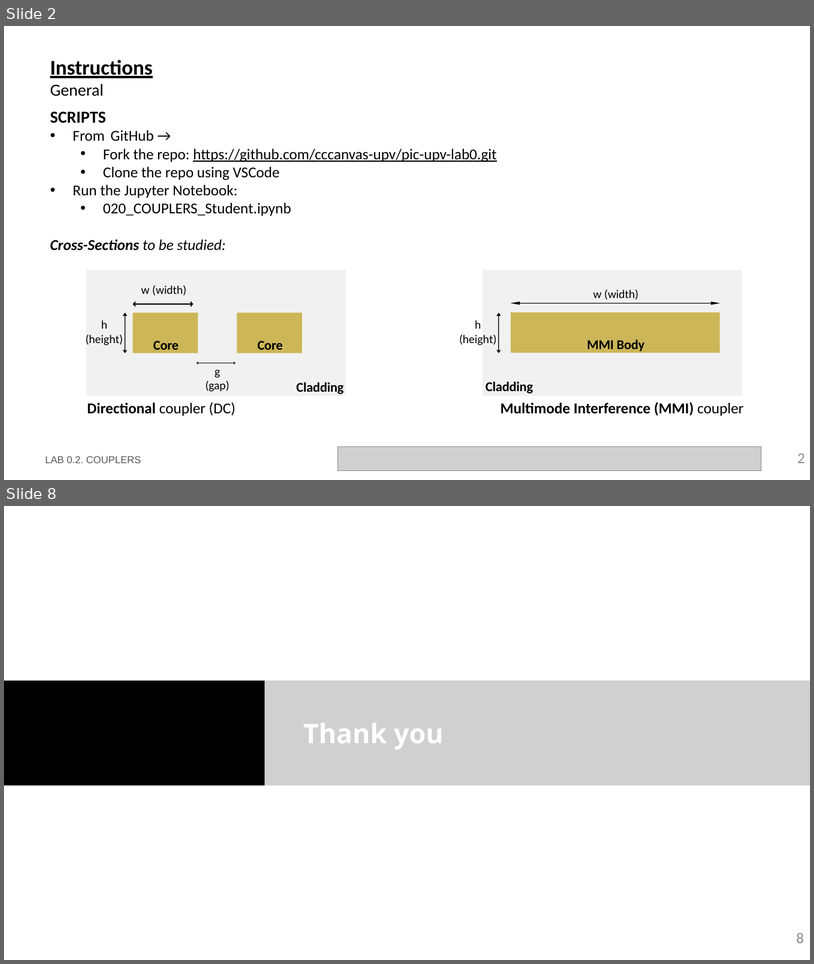
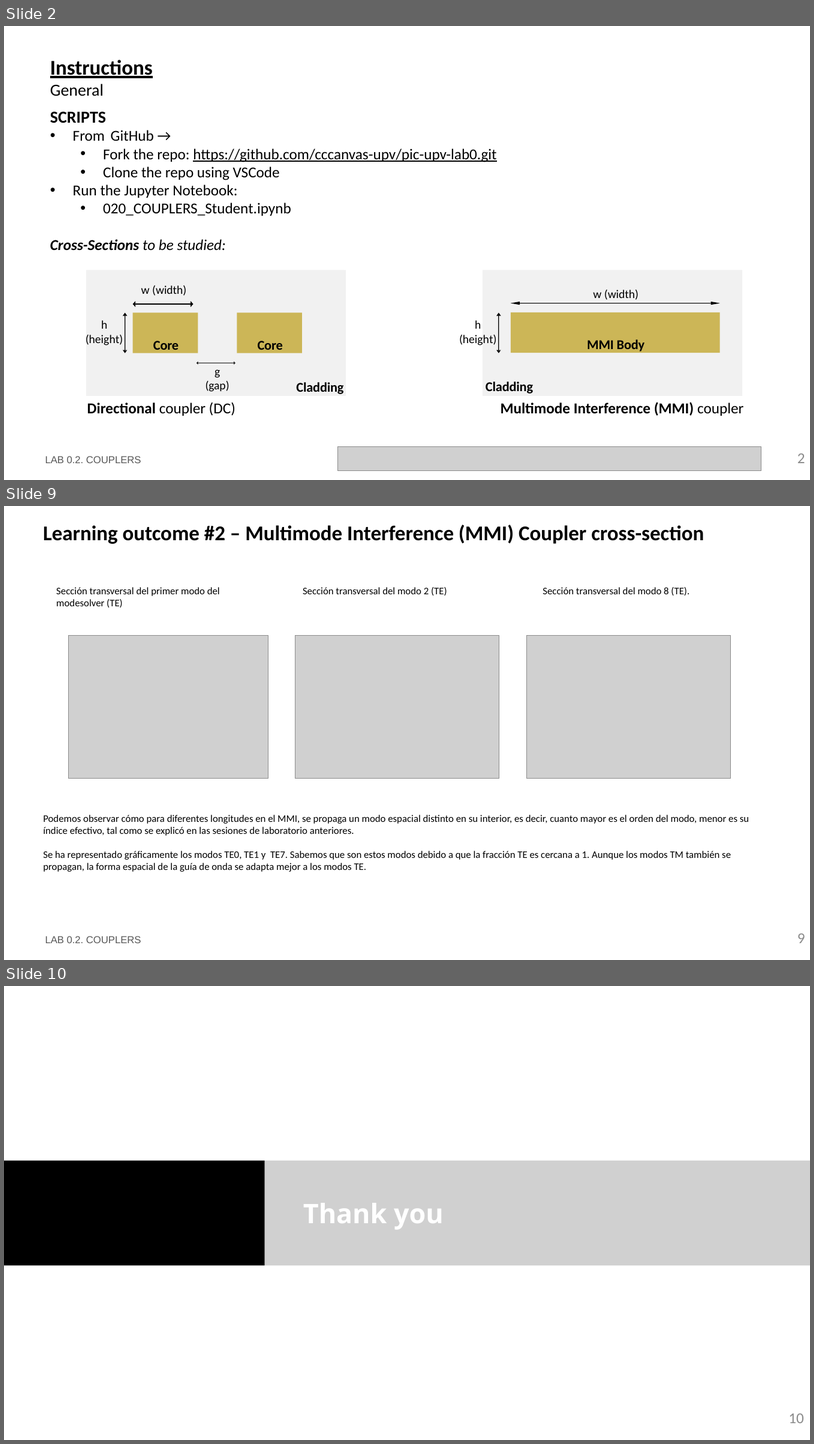
Before and after one commit to snacmuo/pic-upv-lab0, a slide deck: LabBook_020.pptx. Shown one above the other, each under a label of ours: slides 2 and 8 before the commit, slides 2, 9 and 10 after it; the slides between them are not shown. The pictures are 814x964 and 814x1444 pixels, drawn with LibreOffice and Linux fonts; fonts in the diff are those of the drawing; grey boxes stand for pictures; background and template pictures are left out. Boxes give left, top, right and bottom in pixels: in the first picture for what was removed or moved away, otherwise in the second. Text is boxed around its words. In the diff, an @@ line names an element or a change of style, - is before the commit and + after.

```diff
--- a/LabBook_020.pptx
+++ b/LabBook_020.pptx
@@ slide 9 added at box(4, 506, 810, 960), background #FFFFFF @@
@@ title added at box(43, 525, 704, 544), 25 pt, text #000000, bold @@
+Learning outcome #2 – Multimode Interference (MMI) Coupler cross-section
@@ text added at box(56, 587, 220, 607), 12 pt, text #000000 @@
+Sección transversal del primer modo del modesolver (TE)
@@ text added at box(303, 587, 447, 595), 12 pt, text #000000 @@
+Sección transversal del modo 2 (TE)
@@ text added at box(543, 587, 690, 595), 12 pt, text #000000 @@
+Sección transversal del modo 8 (TE).
@@ picture added at box(68, 636, 269, 778) @@
@@ picture added at box(295, 636, 499, 778) @@
@@ picture added at box(527, 636, 731, 778) @@
@@ text added at box(43, 814, 749, 871), 12 pt, text #000000 @@
+Podemos observar cómo para diferentes longitudes en el MMI, se propaga un modo espacial distinto en su interior, es decir, cuanto mayor es el orden del modo, menor es su índice efectivo, tal como se explicó en las sesiones de laboratorio anteriores.
+Se ha representado gráficamente los modos TE0, TE1 y TE7. Sabemos que son estos modos debido a que la fracción TE es cercana a 1. Aunque los modos TM también se propagan, la forma espacial de la guía de onda se adapta mejor a los modos TE.
@@ text added at box(45, 936, 141, 943), 12 pt, text #585858 @@
+LAB 0.2. COUPLERS
@@ page number added at box(798, 933, 806, 943), 18 pt, text #8C8C8C @@
+9
@@ what was slide 8 is now slide 10 @@
@@ page number at box(789, 1413, 804, 1423): text changed @@
-8
+10
```
Also in this commit, not shown: 6 slides changed, 1 other slide added, 3 other files.
